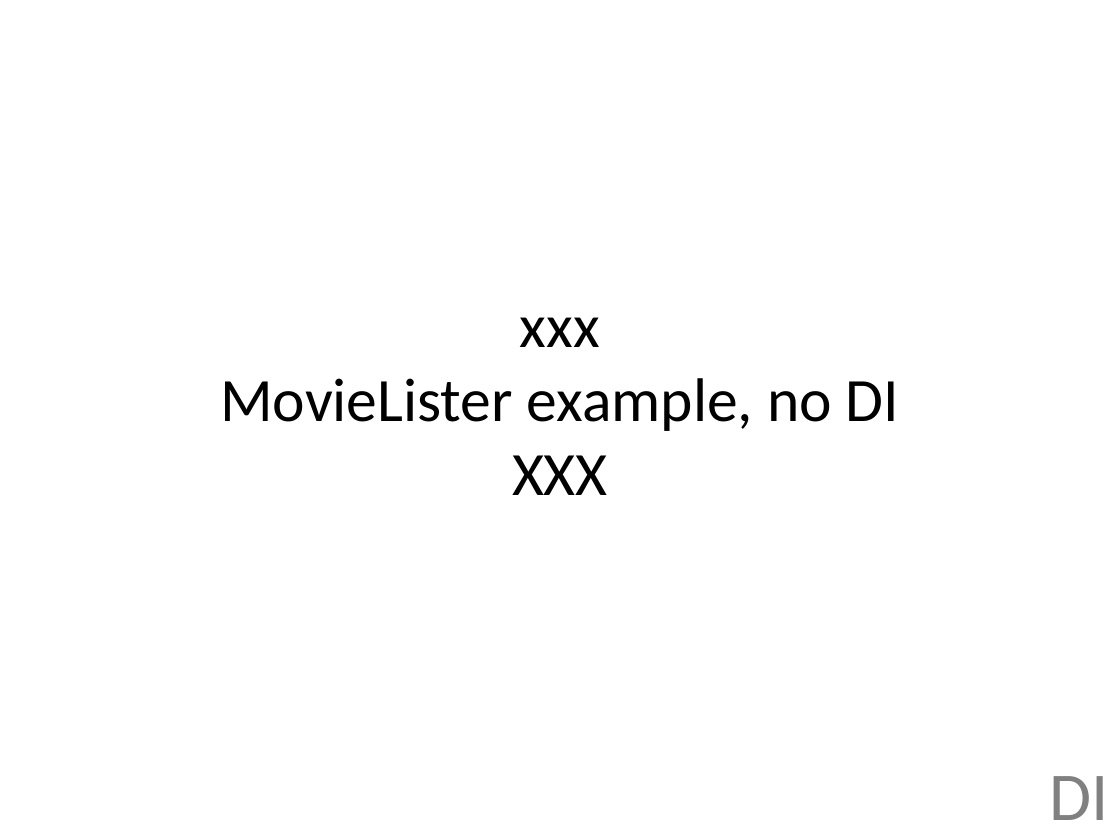
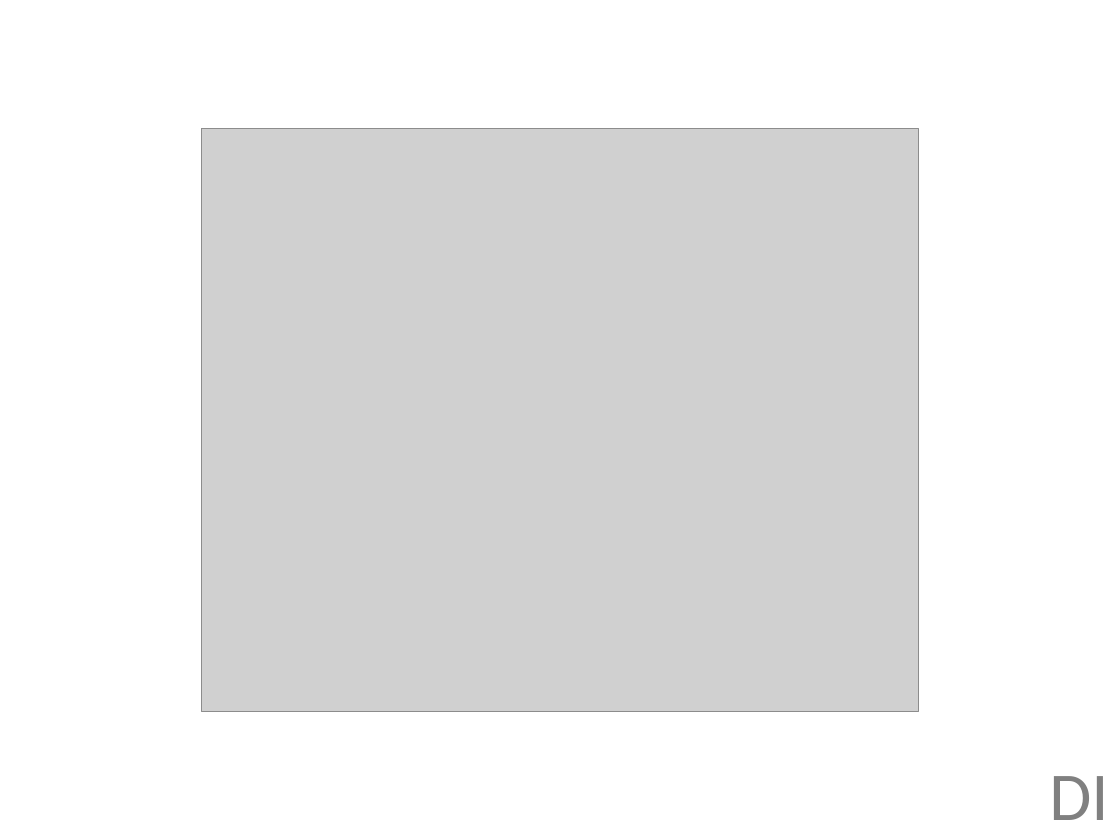
Before and after one commit to jonfuller/presentations, a slide deck: slide 19 of dependencies/dependencies.pptx. Drawn at 1120x840 pixels with LibreOffice and Linux fonts; fonts in the diff are those of the drawing; grey boxes stand for pictures. Boxes give left, top, right and bottom in pixels: in the first picture for what was removed or moved away, otherwise in the second. Text is boxed around its words. In the diff, an @@ line names an element or a change of style, - is before the commit and + after.

```diff
--- a/dependencies/dependencies.pptx
+++ b/dependencies/dependencies.pptx
@@ picture added at [202, 129, 918, 711] @@
@@ title removed at [220, 317, 899, 495] @@
-xxx
-MovieLister example, no DI
-XXX
```
Also in this commit, not shown: 3 other slides changed, 14 other files.
